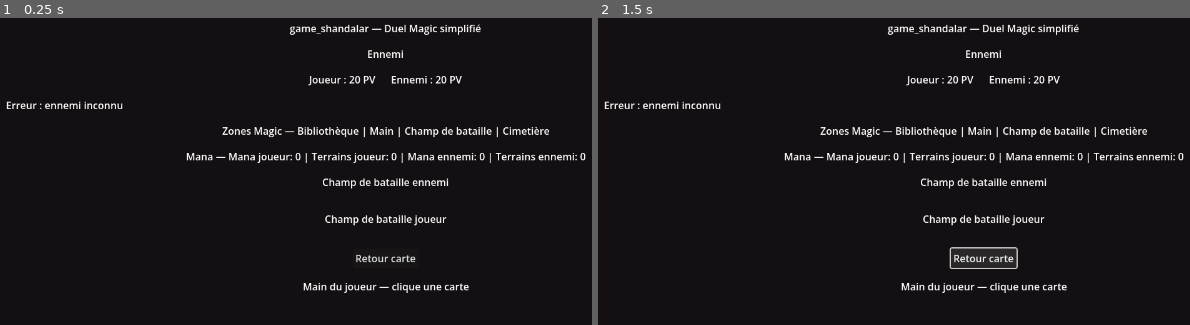
Above: before the commit, frames 1-2 (left to right).
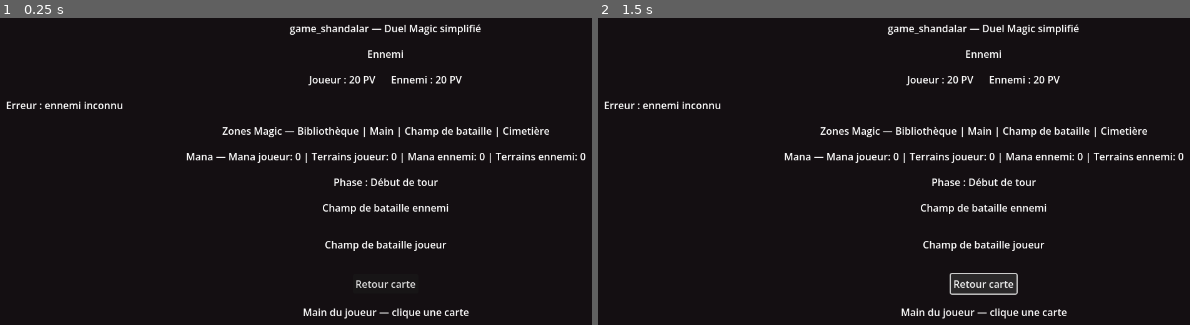
Above: after the commit, the same moments.

Repository: ludowww/game_shandalar
Game: Godot game, scene res://scenes/battle/BattleScene.tscn
Two runs of this game, one before a commit and one after it. Both use one fixed random seed, a clock stepped at 60 frames per second and the inputs below. This scene is started directly instead of the project's main scene.
Inputs:
- Up to frame 1 (0.25 s): no input
- Up to frame 2 (1.5 s): click "Retour carte" at 0.5 s; tap Enter at 1.25 s; hold Right (move_right) from 1.28 s (still down)

The runs differ from the first frame. In frame 1, 2.2% of the frame differs, in the area x 51-80%, y 52-99%; in frame 2, 3.4%.

Commit message:
T019 add simplified Magic turn phases

Diff:
--- a/scenes/battle/BattleScene.tscn
+++ b/scenes/battle/BattleScene.tscn
@@ -82,6 +82,13 @@
 horizontal_alignment = 1
 autowrap_mode = 3
 
+[node name="PhaseLabel" type="Label" parent="RootMargin/VBox"]
+unique_name_in_owner = true
+layout_mode = 2
+text = "Phase : Début de tour"
+horizontal_alignment = 1
+autowrap_mode = 3
+
 [node name="EnemyBattlefieldTitle" type="Label" parent="RootMargin/VBox"]
 layout_mode = 2
 text = "Champ de bataille ennemi"
--- a/scripts/battle/BattleController.gd
+++ b/scripts/battle/BattleController.gd
@@ -7,6 +7,15 @@
 const Combatant = preload("res://scripts/battle/Combatant.gd")
 const SimpleAI = preload("res://scripts/battle/SimpleAI.gd")
 const ATTACK_LOG_TEXT := "créatures attaquent"
+const PHASE_BEGIN := "Début de tour"
+const PHASE_UNTAP := "Dégagement / ressources"
+const PHASE_DRAW := "Pioche"
+const PHASE_MAIN := "Phase principale"
+const PHASE_COMBAT := "Combat automatique"
+const PHASE_END := "Fin de tour"
+const PHASE_LOG_MANA := "mana disponible"
+const PHASE_LOG_DRAW := "pioche"
+const PHASE_LOG_MAIN := "phase principale"
 
 var card_database: Dictionary = {}
 var enemies_by_id: Dictionary = {}
@@ -15,6 +24,7 @@
 var enemy := Combatant.new()
 var ai := SimpleAI.new()
 var battle_finished_state := false
+var current_phase := PHASE_BEGIN
 var data_loader := DataLoaderScript.new()
 
 @onready var player_life_label: Label = %PlayerLifeLabel
@@ -24,6 +34,7 @@
 @onready var enemy_battlefield_container: HBoxContainer = %EnemyBattlefieldContainer
 @onready var magic_zones_label: Label = %MagicZonesLabel
 @onready var mana_label: Label = %ManaLabel
+@onready var phase_label: Label = %PhaseLabel
 @onready var hand_container: HBoxContainer = %HandContainer
 @onready var log_label: Label = %LogLabel
 @onready var pass_turn_button: Button = %PassTurnButton
@@ -56,9 +67,8 @@
 
 	player.setup("Joueur", GameState.player_life, player_deck_ids)
 	enemy.setup(str(enemy_data.get("name", enemy_id)), int(enemy_data.get("life", 10)), decks.get(str(enemy_data.get("deck_id", "")), []))
-	player.start_turn_resources()
-	enemy.start_turn_resources()
 	log_label.text = "Combat contre %s" % enemy.name
+	begin_player_turn()
 	refresh_ui()
 
 func build_card_database(cards_data: Array) -> Dictionary:
@@ -73,50 +83,76 @@
 		result[str(enemy_data.get("id", ""))] = enemy_data
 	return result
 
+func set_phase(phase_name: String) -> void:
+	current_phase = phase_name
+	if phase_label != null:
+		phase_label.text = "Phase : %s" % current_phase
+
+func begin_player_turn() -> void:
+	set_phase(PHASE_BEGIN)
+	log_label.text += "\nDébut de tour joueur."
+	set_phase(PHASE_UNTAP)
+	player.start_turn_resources()
+	log_label.text += "\nDégagement / reset ressources : mana disponible %d." % player.current_mana
+	set_phase(PHASE_DRAW)
+	draw_player_card()
+	log_label.text += "\nPioche : tu pioches une carte."
+	set_phase(PHASE_MAIN)
+	log_label.text += "\nPhase principale : joue un terrain ou une carte avec ton mana."
+
 func play_player_card(card_index: int) -> void:
 	if battle_finished_state:
 		return
 
-	player.start_turn_resources()
+	set_phase(PHASE_MAIN)
 	var card = player.play_card(card_index, card_database, enemy)
 	if card == null:
-		log_label.text = "Mana insuffisant ou terrain déjà joué."
+		log_label.text = "Phase principale : Mana insuffisant ou terrain déjà joué."
 		refresh_ui()
 		return
 
-	log_label.text = "Tu joues %s." % str(card.get("name", "Carte"))
-	draw_player_card()
+	log_label.text = "Phase principale : tu joues %s." % str(card.get("name", "Carte"))
+	if check_battle_end():
+		refresh_ui()
+		return
+
+	refresh_ui()
+
+func end_player_turn() -> void:
+	if battle_finished_state:
+		return
+
+	log_label.text = "Tu termines ta phase principale."
+	if resolve_player_combat_step():
+		refresh_ui()
+		return
+	set_phase(PHASE_END)
+	log_label.text += "\nFin de tour joueur."
+	enemy_turn()
+	if not battle_finished_state:
+		begin_player_turn()
+	refresh_ui()
+
+func resolve_player_combat_step() -> bool:
+	set_phase(PHASE_COMBAT)
+	log_label.text += "\nCombat automatique : tes créatures attaquent."
 	resolve_creature_attack(player, enemy, "Tes")
 	player.ready_creatures_for_next_turn()
-	if check_battle_end():
-		refresh_ui()
-		return
-
-	enemy_turn()
-	player.start_turn_resources()
-	refresh_ui()
-
-func end_player_turn() -> void:
-	if battle_finished_state:
-		return
-
-	log_label.text = "Tu termines ton tour."
-	resolve_creature_attack(player, enemy, "Tes")
-	player.ready_creatures_for_next_turn()
-	if check_battle_end():
-		refresh_ui()
-		return
-
-	enemy_turn()
-	player.start_turn_resources()
-	refresh_ui()
+	return check_battle_end()
 
 func draw_player_card() -> void:
 	player.draw_card()
 
 func enemy_turn() -> void:
+	set_phase(PHASE_BEGIN)
+	log_label.text += "\nDébut de tour ennemi."
+	set_phase(PHASE_UNTAP)
 	enemy.start_turn_resources()
+	log_label.text += "\n%s prépare son mana disponible (%d)." % [enemy.name, enemy.current_mana]
+	set_phase(PHASE_DRAW)
 	enemy.draw_card()
+	log_label.text += "\n%s pioche." % enemy.name
+	set_phase(PHASE_MAIN)
 	var card_index := ai.choose_card_index(enemy, card_database)
 	if card_index == -1:
 		log_label.text += "\n%s ne peut pas jouer." % enemy.name
@@ -124,9 +160,13 @@
 		var card = enemy.play_card(card_index, card_database, player)
 		if card != null:
 			log_label.text += "\n%s joue %s." % [enemy.name, str(card.get("name", "Carte"))]
+	set_phase(PHASE_COMBAT)
+	log_label.text += "\nCombat automatique : les créatures ennemies attaquent."
 	resolve_creature_attack(enemy, player, enemy.name)
 	enemy.ready_creatures_for_next_turn()
 	check_battle_end()
+	set_phase(PHASE_END)
+	log_label.text += "\nFin de tour ennemi."
 
 func resolve_creature_attack(attacker, defender, attacker_label: String) -> void:
 	var damage: int = attacker.attack_with_creatures(defender)
@@ -161,6 +201,7 @@
 	player_life_label.text = "Joueur : %d PV" % player.life
 	enemy_life_label.text = "%s : %d PV" % [enemy.name, enemy.life]
 	enemy_name_label.text = enemy.name
+	set_phase(current_phase)
 	pass_turn_button.visible = not battle_finished_state
 	pass_turn_button.disabled = battle_finished_state
 	refresh_battlefield_ui()
Not shown, changed: README.md
Not shown, changed: docs/roadmap.md
Not shown, changed: tests/test_pass_turn_static.py
Not shown, added: tests/test_simplified_magic_turn_static.py
